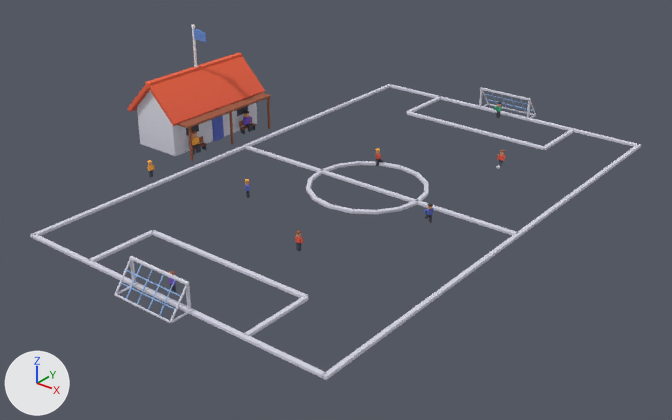
The glTF model public/assets/toycar/set-football-pitch.glb as it was, and as the next commit left it.
Both versions are drawn from a camera (50 mm lens) standing at (9.75, -13.15, 7.45) and looking at (-0.06, -0.9, -0.15). The lights are fixed; the arrows at lower left show +X, +Y and +Z. The picture after the commit comes second. Where no turn or scale is listed for an object, it has been applied to the vertices. Vertices at exactly the same position are counted once.

Objects in the first picture: 'anim_sway:a=z:d=22:p=1.6#club', 'pitch'.
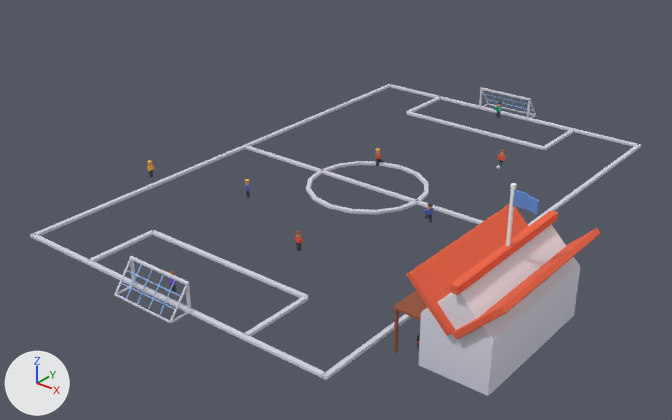
What differs and where, as boxes (x1, y1, x2, y2) in the pictures (672 x 420 px; the box of a moved part takes in the faces that stretch with it):
'pitch', reshaped (12% shorter): before (30, 24, 641, 380); after (30, 84, 641, 396)
'anim_sway:a=z:d=22:p=1.6#club', moved: before (194, 29, 206, 43); after (513, 190, 539, 215)
part 1 of me_pitch, moved or reshaped: before (137, 103, 257, 156); after (418, 266, 580, 396)
part 2 of me_pitch, moved or reshaped: before (137, 90, 167, 117); after (422, 224, 580, 341)
part 3 of me_pitch, moved or reshaped: before (127, 24, 271, 161); after (393, 183, 600, 353)

Patch to the scene script:
```diff
--- a/public/assets/toycar/set-football-pitch.glb.py
+++ b/public/assets/toycar/set-football-pitch.glb.py
@@ me_pitch @@
 # used by ob_pitch; location = (-3.25, 0.0, 0.03)
-me_pitch.from_pydata(...)  # 3324 vertices, 6092 faces; spans x -2.09..6.55, y -5.64..5.64, z -0.03..2.4
+me_pitch.from_pydata(...)  # 3324 vertices, 6092 faces; spans x -0.44..8.59, y -5.64..5.64, z -0.03..2.4
+# me_pitch part 1: the loose piece of 24 vertices spanning x -1.9..-0.8, y -1.25..1.25, z -0.03..0.82 is moved by (9.2, -3.0, 0.0)
+# me_pitch part 2: the loose piece of 24 vertices spanning x -1.89..-0.81, y -1.25..1.25, z 0.28..1.36 is moved by (9.2, -3.0, 0.0)
+# me_pitch part 3: 348 of 3324 vertices moved; they spanned x -2.09..-0.35, y -1.36..1.36, z -0.03..2.4 and now span x 6.85..8.59, y -4.36..-1.64, z -0.03..2.4; mean shift (8.3, -3.0, 0.0); largest move (-1.42, 1.35, 1.42) -> (8.53, -1.65, 1.42)
+# other edits to the shape of me_pitch do not show in these pictures
 me_pitch.materials.append(mat_colormap)
@@ ob_anim_sway_a_z_d_22_p_1_6_club @@
 ob_anim_sway_a_z_d_22_p_1_6_club = bpy.data.objects.new('anim_sway:a=z:d=22:p=1.6#club', me_anim_sway_a_z_d_22_p_1_6_club)
-ob_anim_sway_a_z_d_22_p_1_6_club.location = (-4.6, 0.0, 2.38)
+ob_anim_sway_a_z_d_22_p_1_6_club.location = (4.6, -3.0, 2.38)
```
